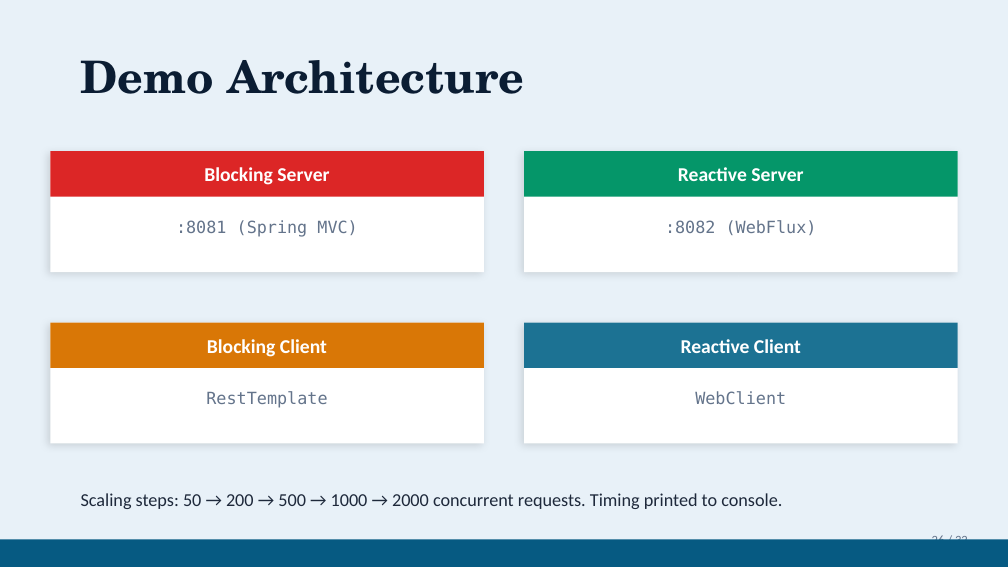
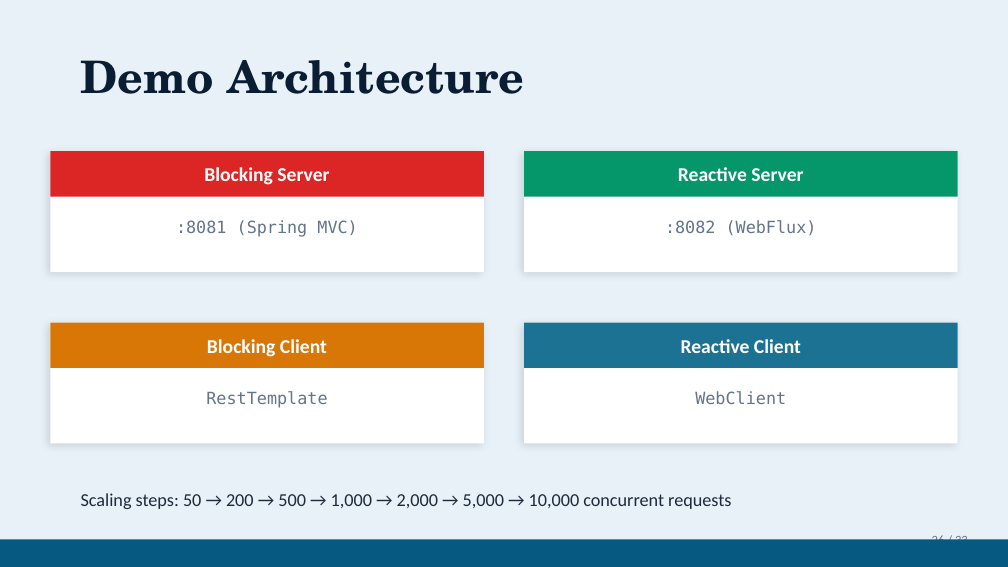
Before and after one commit to gitkoyot/reactor-presentation, a slide deck: slide 26 of WebFlux-Reactive-vs-Blocking.pptx. Drawn at 1008x567 pixels with LibreOffice and Linux fonts; fonts in the diff are those of the drawing. Boxes give left, top, right and bottom in pixels: in the first picture for what was removed or moved away, otherwise in the second. Text is boxed around its words. In the diff, an @@ line names an element or a change of style, - is before the commit and + after.

```diff
--- a/WebFlux-Reactive-vs-Blocking.pptx
+++ b/WebFlux-Reactive-vs-Blocking.pptx
@@ text at (81,493,731,509): text changed @@
-Scaling steps: 50 → 200 → 500 → 1000 → 2000 concurrent requests. Timing printed to console.
+Scaling steps: 50 → 200 → 500 → 1,000 → 2,000 → 5,000 → 10,000 concurrent requests
```
Also in this commit, not shown: 30 other slides changed, 1 slide added, 1 other file.
